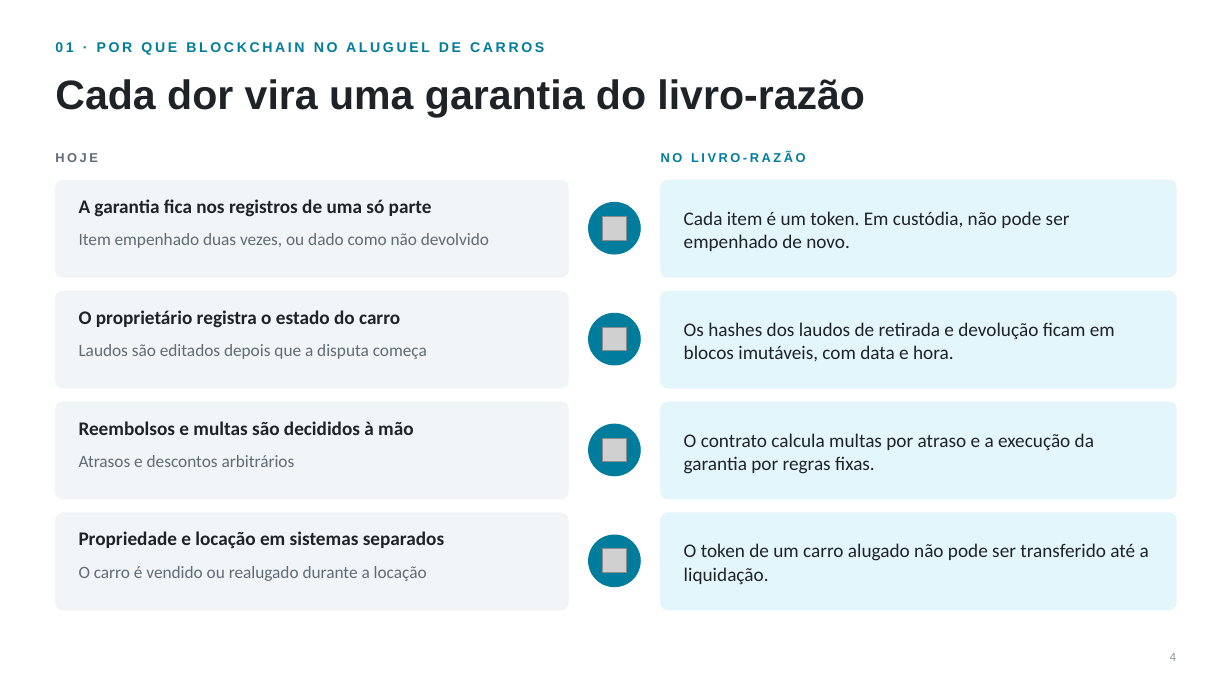
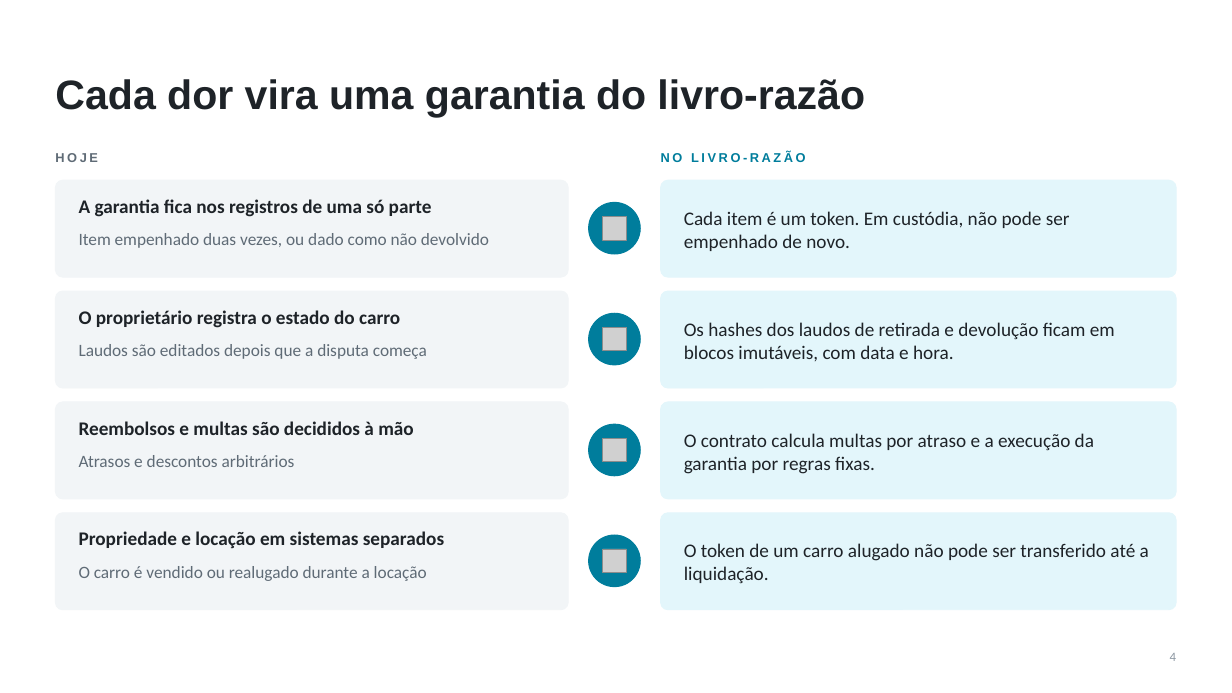
Before and after one commit to bergsantana/blockchain-tokenization, a slide deck: slide 4 of car-rental-blockchain-pt-br.pptx. Drawn at 1232x693 pixels with LibreOffice and Linux fonts; fonts in the diff are those of the drawing; grey boxes stand for pictures. Boxes give left, top, right and bottom in pixels: in the first picture for what was removed or moved away, otherwise in the second. Text is boxed around its words. In the diff, an @@ line names an element or a change of style, - is before the commit and + after.

```diff
--- a/car-rental-blockchain-pt-br.pptx
+++ b/car-rental-blockchain-pt-br.pptx
@@ text removed at (x1=55, y1=42, x2=544, y2=55) @@
-01 · POR QUE BLOCKCHAIN NO ALUGUEL DE CARROS
```
Also in this commit, not shown: 7 other slides changed, 2 other files.
